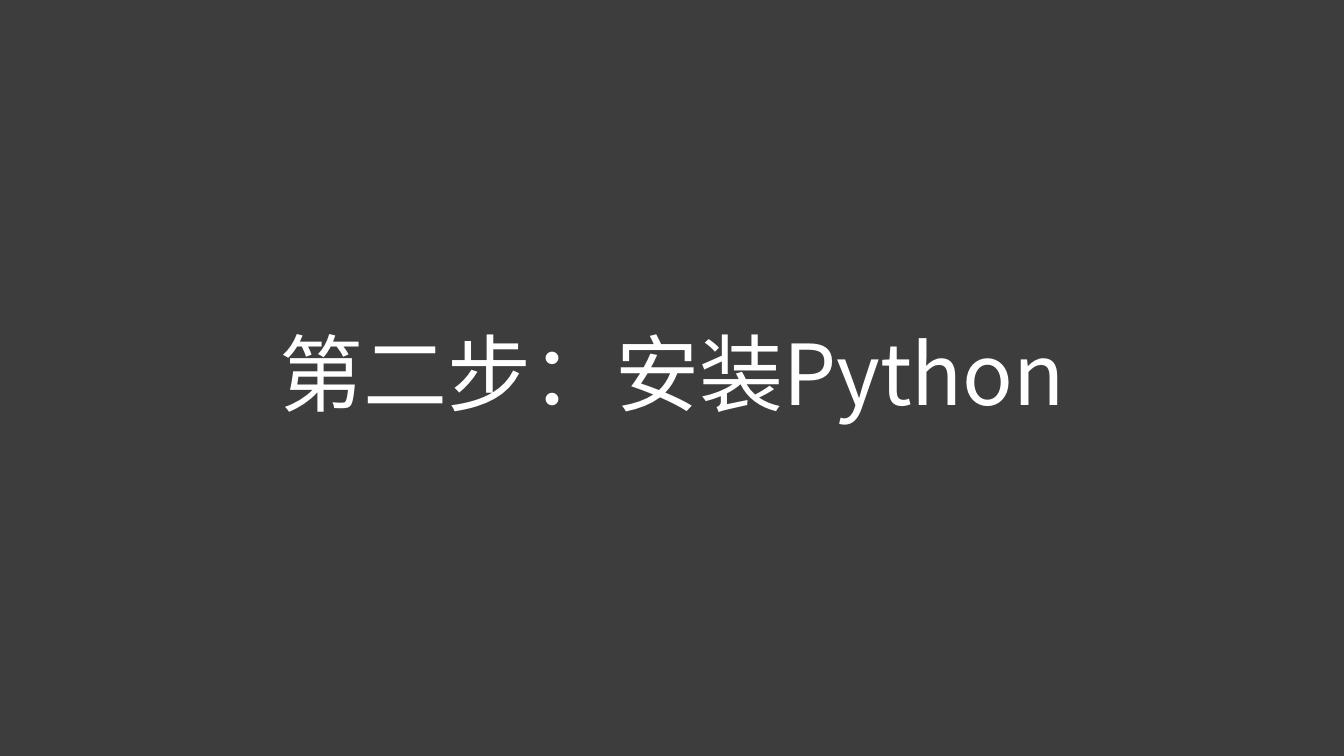
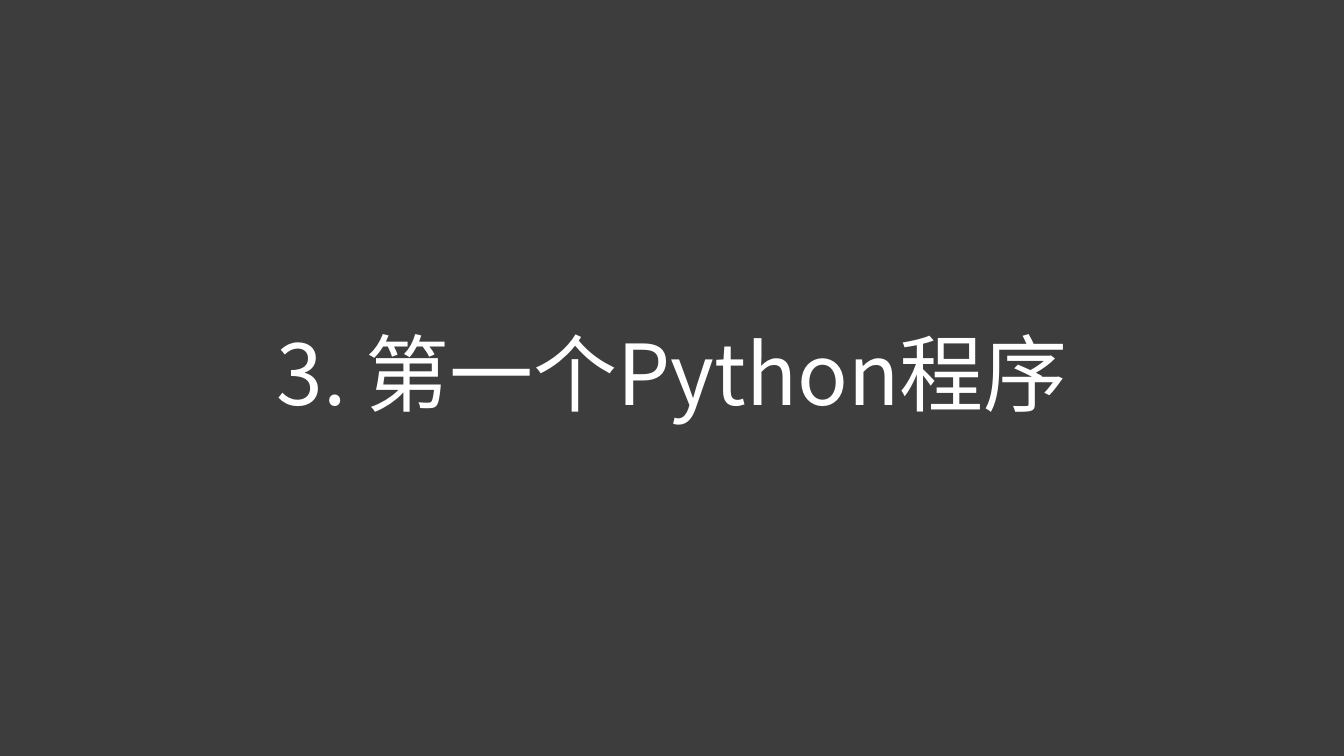
Before and after one commit to niuyi/AITest, a slide deck: slide 7 of docs/python环境搭建.pptx (slide 5 before the commit). Drawn at 1344x756 pixels with LibreOffice and Linux fonts; fonts in the diff are those of the drawing. Boxes give left, top, right and bottom in pixels: in the first picture for what was removed or moved away, otherwise in the second. Text is boxed around its words. In the diff, an @@ line names an element or a change of style, - is before the commit and + after.

```diff
--- a/docs/python环境搭建.pptx
+++ b/docs/python环境搭建.pptx
@@ title at bbox=[277, 334, 1067, 425]: text changed @@
-第二步：安装Python
+3. 第一个Python程序
```
Also in this commit, not shown: 1 other slide changed, 8 slides added, 4 slides removed, 3 other files.
